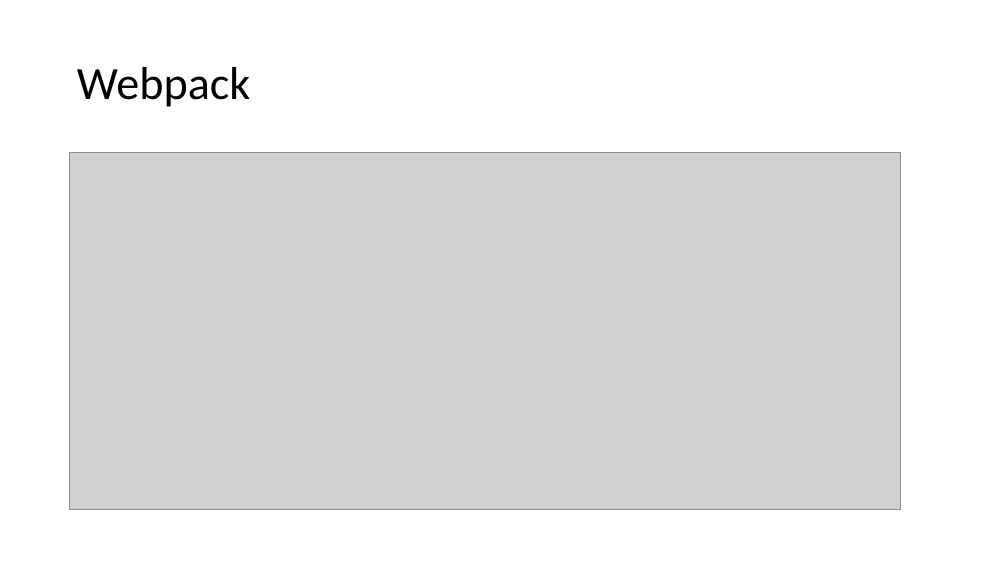
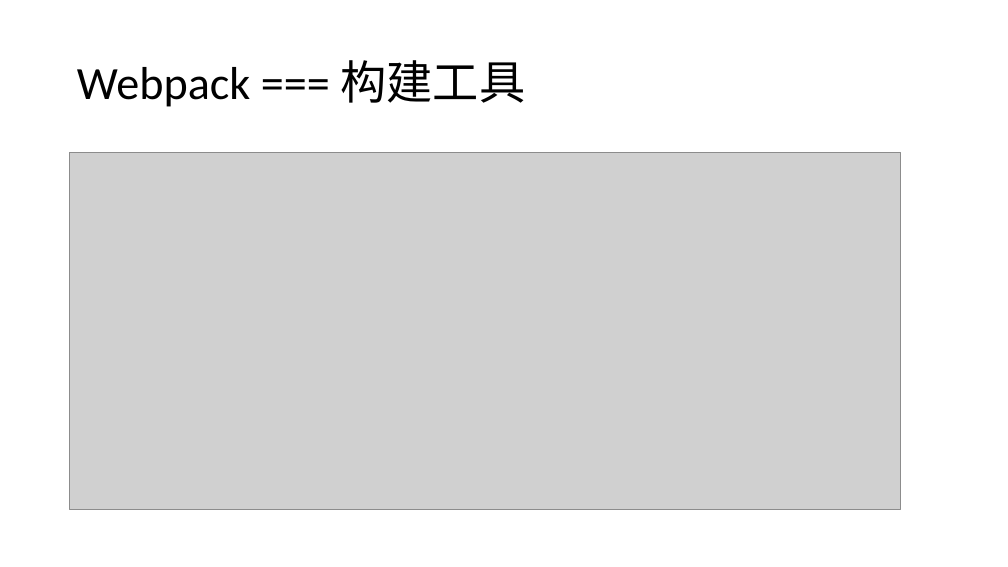
Before and after one commit to Cohen-Wang/workbench, a slide deck: slide 40 of cloud/webpack-ppt/培训 - webpack.pptx (slide 30 before the commit). Drawn at 1008x567 pixels with LibreOffice and Linux fonts; fonts in the diff are those of the drawing; grey boxes stand for pictures. Boxes give left, top, right and bottom in pixels: in the first picture for what was removed or moved away, otherwise in the second. Text is boxed around its words. In the diff, an @@ line names an element or a change of style, - is before the commit and + after.

```diff
--- a/cloud/webpack-ppt/培训 - webpack.pptx
+++ b/cloud/webpack-ppt/培训 - webpack.pptx
@@ title at (x1=77, y1=60, x2=526, y2=107): text changed @@
-Webpack
+Webpack === 构建工具
```
Also in this commit, not shown: 10 other slides changed, 14 slides added, 3 slides removed, 1 other file.
